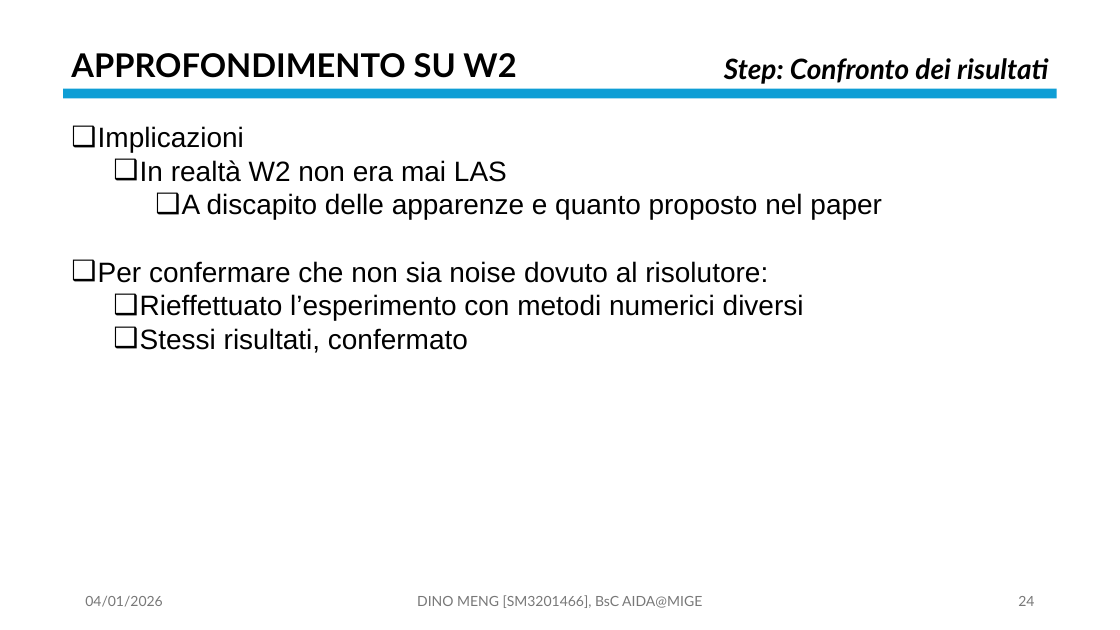
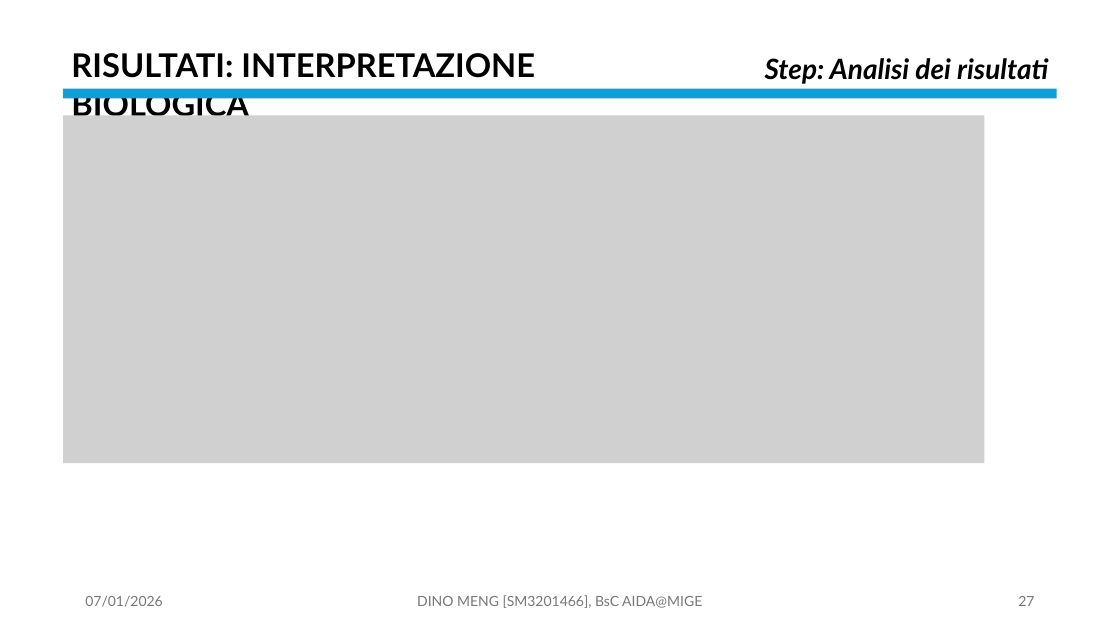
Before and after one commit to OdinMeng/AIDA-UNIVERSITY-NOTES-2025-2026, a slide deck: slide 27 of Complex Systems/project/PresentationPROJECTSM3201466.pptx (slide 24 before the commit). Drawn at 1120x630 pixels with LibreOffice and Linux fonts; fonts in the diff are those of the drawing; grey boxes stand for pictures. Boxes give left, top, right and bottom in pixels: in the first picture for what was removed or moved away, otherwise in the second. Text is boxed around its words. In the diff, an @@ line names an element or a change of style, - is before the commit and + after.

```diff
--- a/Complex Systems/project/PresentationPROJECTSM3201466.pptx
+++ b/Complex Systems/project/PresentationPROJECTSM3201466.pptx
@@ text at <box>71,53,535,116</box>: text changed @@
-APPROFONDIMENTO SU W2
+RISULTATI: INTERPRETAZIONE BIOLOGICA
@@ text at <box>765,58,1048,84</box>: text changed @@
-Step: Confronto dei risultati
+Step: Analisi dei risultati
@@ picture added at <box>63,116,985,464</box> @@
@@ text removed at <box>98,126,882,353</box> @@
-❑ Implicazioni
-  ❑ In realtà W2 non era mai LAS
-    ❑ A discapito delle apparenze e quanto proposto nel paper
-❑ Per confermare che non sia noise dovuto al risolutore:
-  ❑ Rieffettuato l’esperimento con metodi numerici diversi
-  ❑ Stessi risultati, confermato
@@ text at <box>85,596,162,607</box>: text changed @@
-04/01/2026
+07/01/2026
@@ page number at <box>1018,596,1034,606</box>: text changed @@
-24
+27
```
Also in this commit, not shown: 28 other slides changed, 9 slides added, 7 other files.
